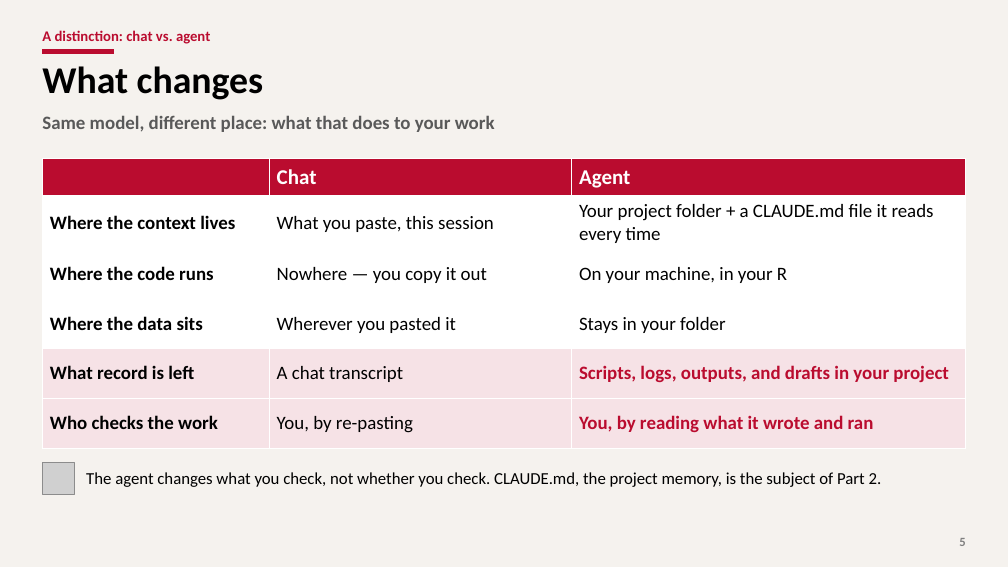
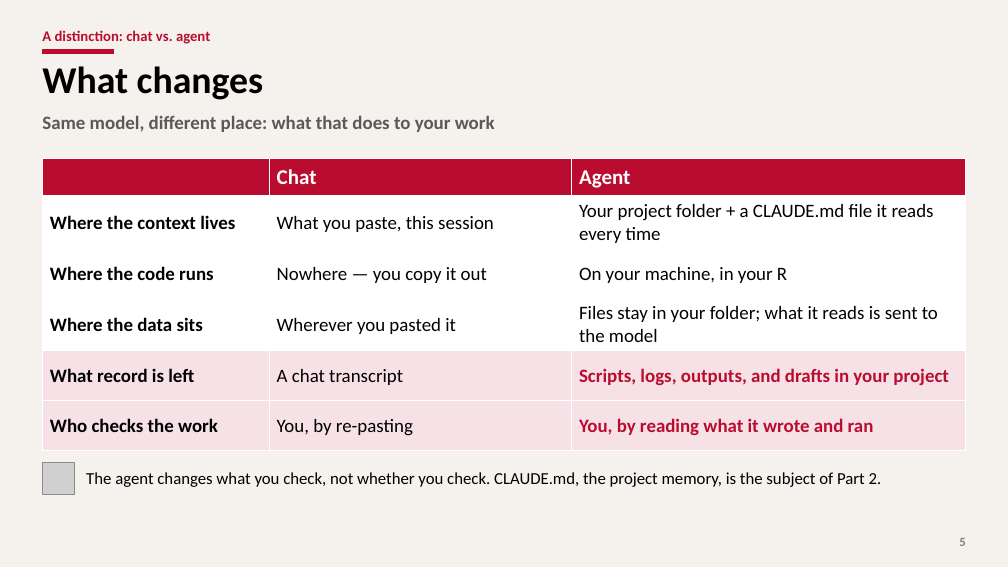
Before and after one commit to YungChun0303/ai_workshop_edu, a slide deck: slide 5 of part1_ai_landscape/slides/part1_ai_landscape.pptx. Drawn at 1008x567 pixels with LibreOffice and Linux fonts; fonts in the diff are those of the drawing; grey boxes stand for pictures; background and template pictures are left out. Boxes give left, top, right and bottom in pixels: in the first picture for what was removed or moved away, otherwise in the second. Text is boxed around its words. In the diff, an @@ line names an element or a change of style, - is before the commit and + after.

```diff
--- a/part1_ai_landscape/slides/part1_ai_landscape.pptx
+++ b/part1_ai_landscape/slides/part1_ai_landscape.pptx
@@ table at bbox=[42, 159, 966, 448] @@
-row 4, column 3: Stays in your folder
+row 4, column 3: Files stay in your folder; what it reads is sent to the model
```
